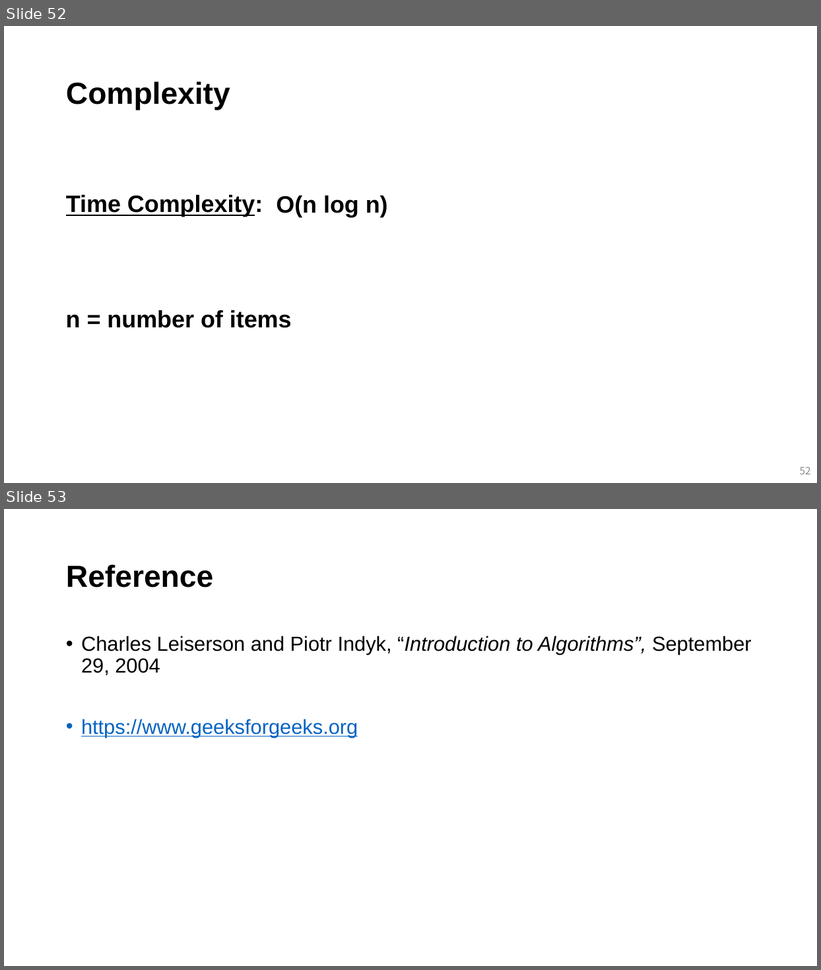
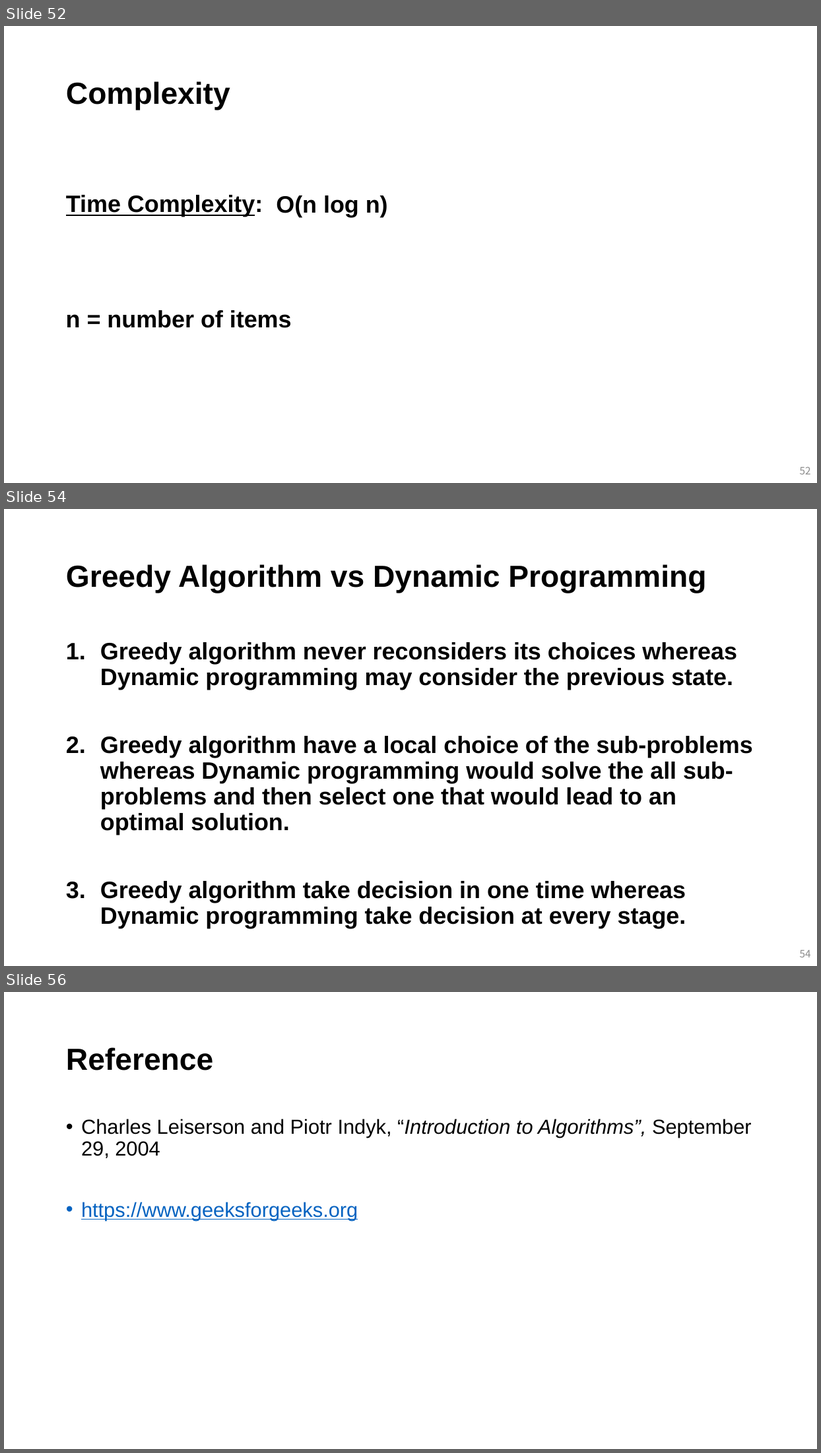
Before and after one commit to mlailab-skku/mlailab-skku.github.io, a slide deck: files/greedy_algorithm.pptm. Shown one above the other, each under a label of ours: slides 52 and 53 before the commit, slides 52, 54 and 56 after it; the slides between them are not shown. The pictures are 821x970 and 821x1453 pixels, drawn with LibreOffice and Linux fonts; fonts in the diff are those of the drawing. Boxes give left, top, right and bottom in pixels: in the first picture for what was removed or moved away, otherwise in the second. Text is boxed around its words. In the diff, an @@ line names an element or a change of style, - is before the commit and + after.

```diff
--- a/files/greedy_algorithm.pptm
+++ b/files/greedy_algorithm.pptm
@@ slide 54 added at (4, 509, 817, 966), background #FFFFFF @@
@@ title added at (66, 564, 706, 593), 36 pt, text #000000, bold @@
+Greedy Algorithm vs Dynamic Programming
@@ text added at (100, 642, 753, 929), 28 pt, text #000000, bold @@
+1. Greedy algorithm never reconsiders its choices whereas Dynamic programming may consider the previous state.
+2. Greedy algorithm have a local choice of the sub-problems whereas Dynamic programming would solve the all sub-problems and then select one that would lead to an optimal solution.
+3. Greedy algorithm take decision in one time whereas Dynamic programming take decision at every stage.
@@ page number added at (800, 951, 811, 958), 12 pt, text #8C8C8C @@
+54
@@ what was slide 53 is now slide 56 @@
```
Also in this commit, not shown: 2 other slides added, 1 other file.
